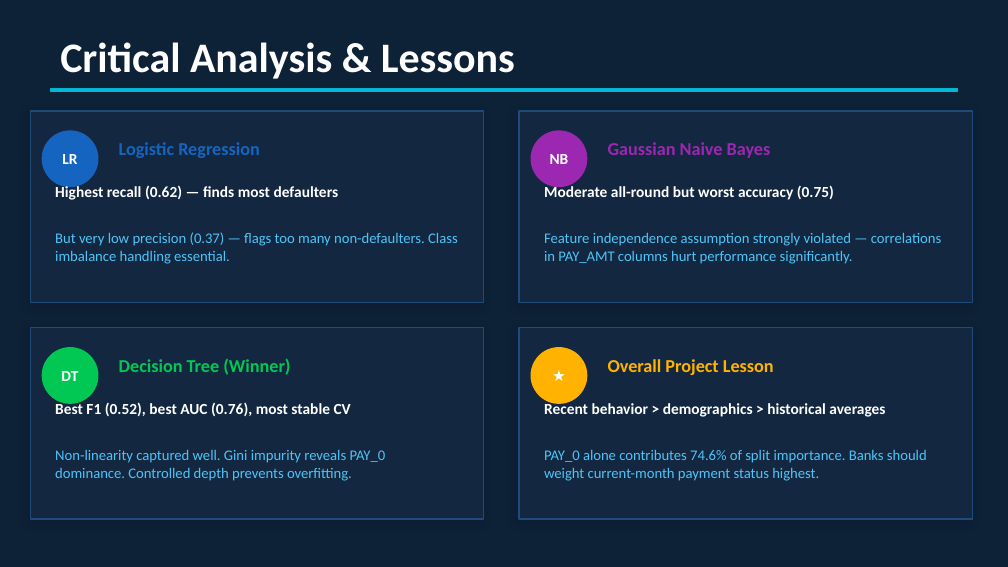
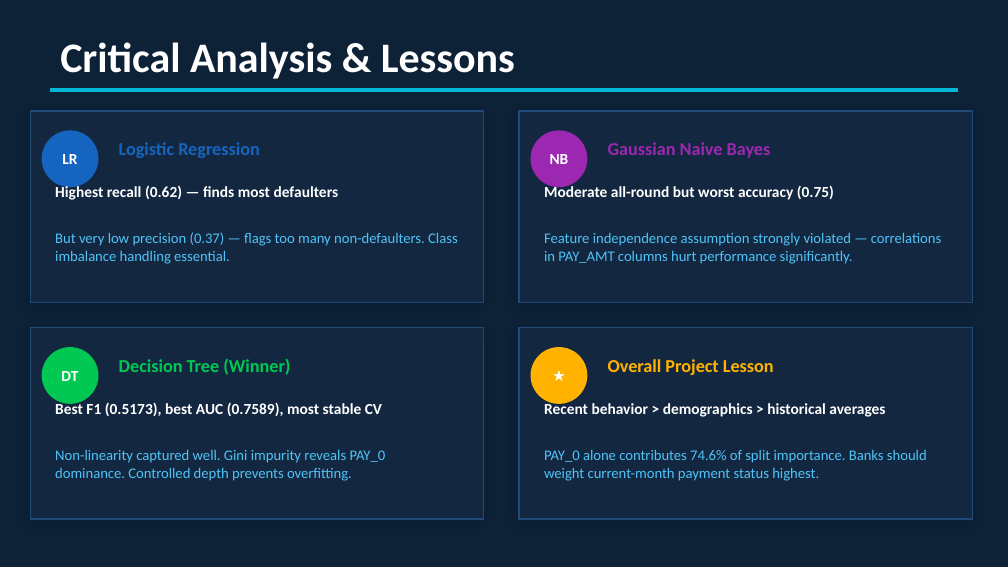
Before and after one commit to EtherVerseCodeMate/SP26-BFOR516---Adv-Data-Analytics-for-Cyber, a slide deck: slide 11 of Group Project/Group3_Milestone3_FINAL.pptx. Drawn at 1008x567 pixels with LibreOffice and Linux fonts; fonts in the diff are those of the drawing. Boxes give left, top, right and bottom in pixels: in the first picture for what was removed or moved away, otherwise in the second. Text is boxed around its words. In the diff, an @@ line names an element or a change of style, - is before the commit and + after.

```diff
--- a/Group Project/Group3_Milestone3_FINAL.pptx
+++ b/Group Project/Group3_Milestone3_FINAL.pptx
@@ text at <box>55,401,382,416</box>: text changed @@
-Best F1 (0.52), best AUC (0.76), most stable CV
+Best F1 (0.5173), best AUC (0.7589), most stable CV
```
Also in this commit, not shown: 2 other slides changed, 5 other files.
